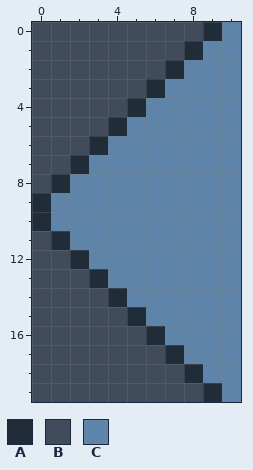
Pixel-art sprite: themes/powerarrows/icons/powerarrow/20/arr4.png. This is how it looked before the edit.
The file is 11x20 pixels.
Palette (. is transparent): A #202c38  B #404b5c  C #5f84a9
Pixels before, first column x 0:
 0 BBBBBBBBBAC
 1 BBBBBBBBACC
 2 BBBBBBBACCC
 3 BBBBBBACCCC
 4 BBBBBACCCCC
 5 BBBBACCCCCC
 6 BBBACCCCCCC
 7 BBACCCCCCCC
 8 BACCCCCCCCC
 9 ACCCCCCCCCC
10 ACCCCCCCCCC
11 BACCCCCCCCC
12 BBACCCCCCCC
13 BBBACCCCCCC
14 BBBBACCCCCC
15 BBBBBACCCCC
16 BBBBBBACCCC
17 BBBBBBBACCC
18 BBBBBBBBACC
19 BBBBBBBBBAC
Once edited:
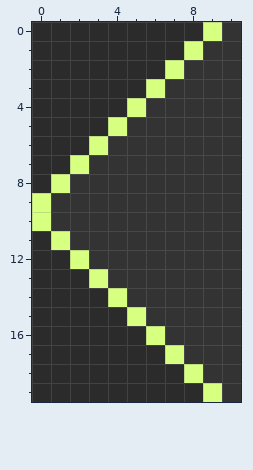
Edits made:
colour A: #202c38 -> #d7ff80
colour B: #404b5c -> #2b2b2b
colour C: #5f84a9 -> #333333
Pixel boxes of the changes (left, top, right, bottom) in both pictures:
changed: (32, 22, 241, 402)
